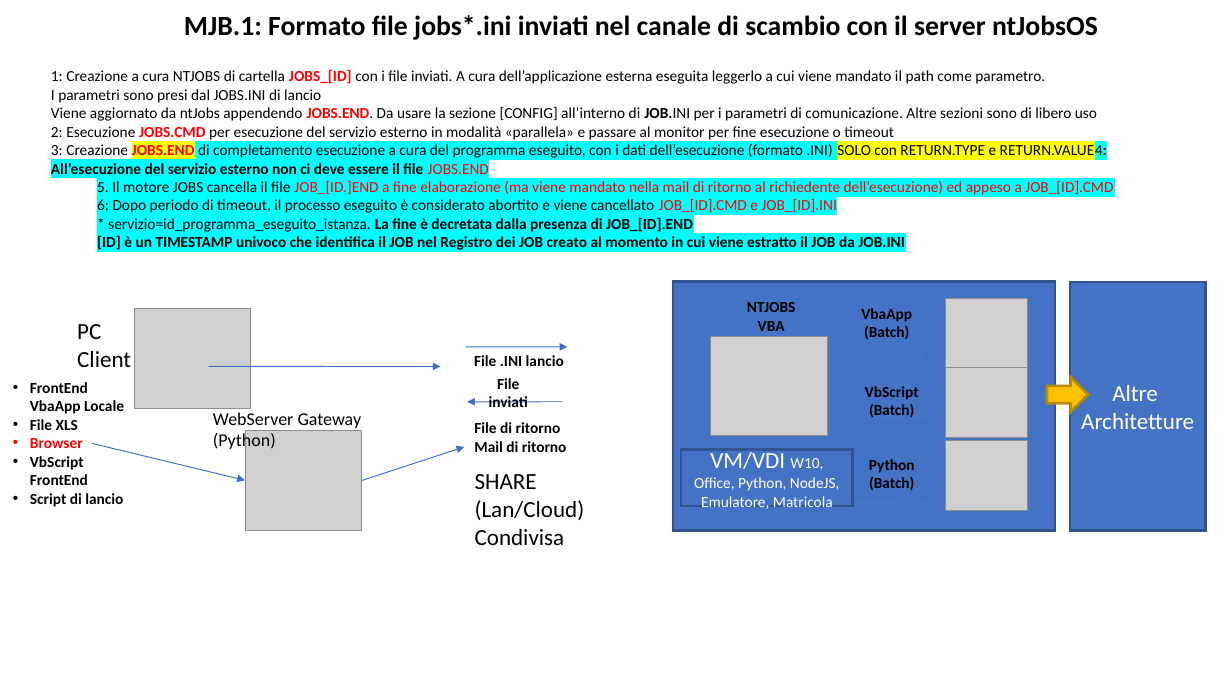
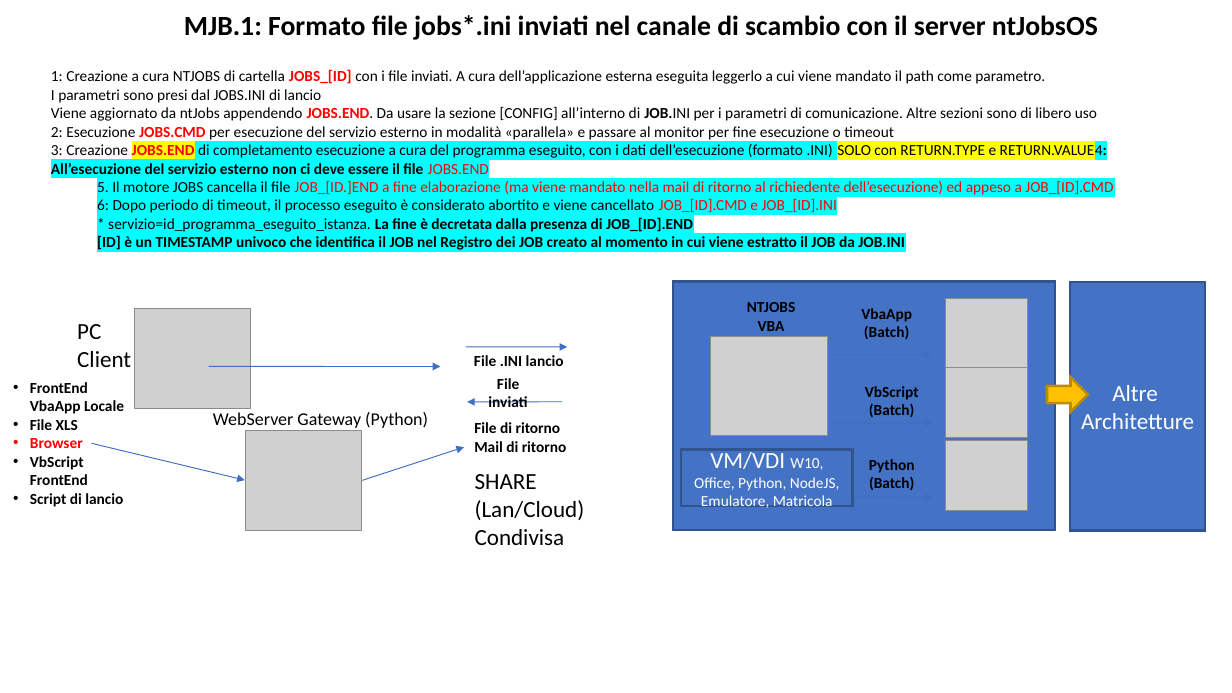
Before and after one commit to ntgcorp/ntJobsOS, a slide deck: slide 4 of ntjobs_white_paper_it.pptx. Drawn at 1232x693 pixels with LibreOffice and Linux fonts; fonts in the diff are those of the drawing; grey boxes stand for pictures. Boxes give left, top, right and bottom in pixels: in the first picture for what was removed or moved away, otherwise in the second. Text is boxed around its words. In the diff, an @@ line names an element or a change of style, - is before the commit and + after.

```diff
--- a/ntjobs_white_paper_it.pptx
+++ b/ntjobs_white_paper_it.pptx
@@ text "WebServer Gateway (Python)" rewrapped from bbox=[213, 412, 362, 452] to bbox=[213, 412, 428, 428] @@
@@ freeform shape at bbox=[468, 402, 563, 402]: outline redrawn @@
```
Also in this commit, not shown: 15 other slides changed, 5 slides added, 11 other files.
